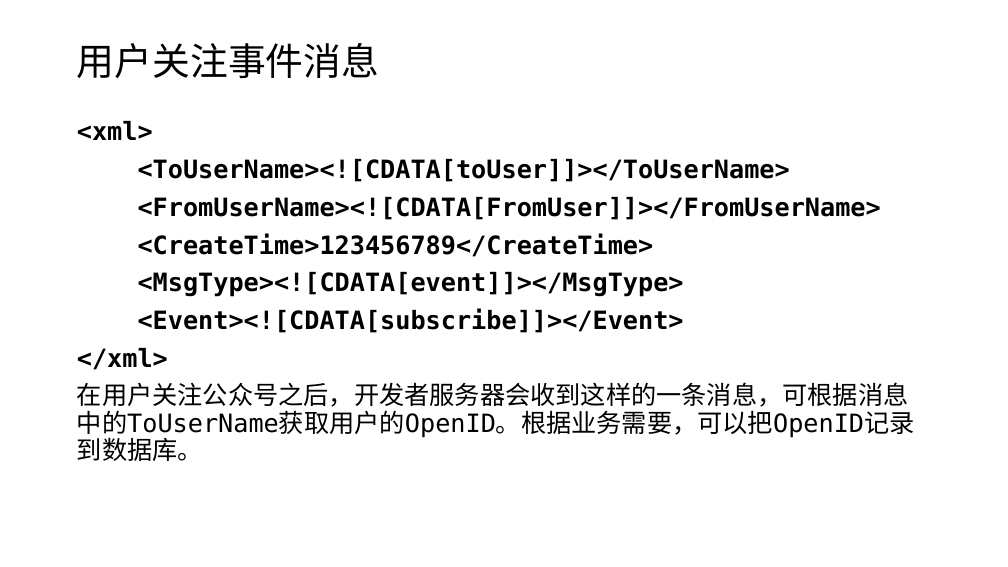
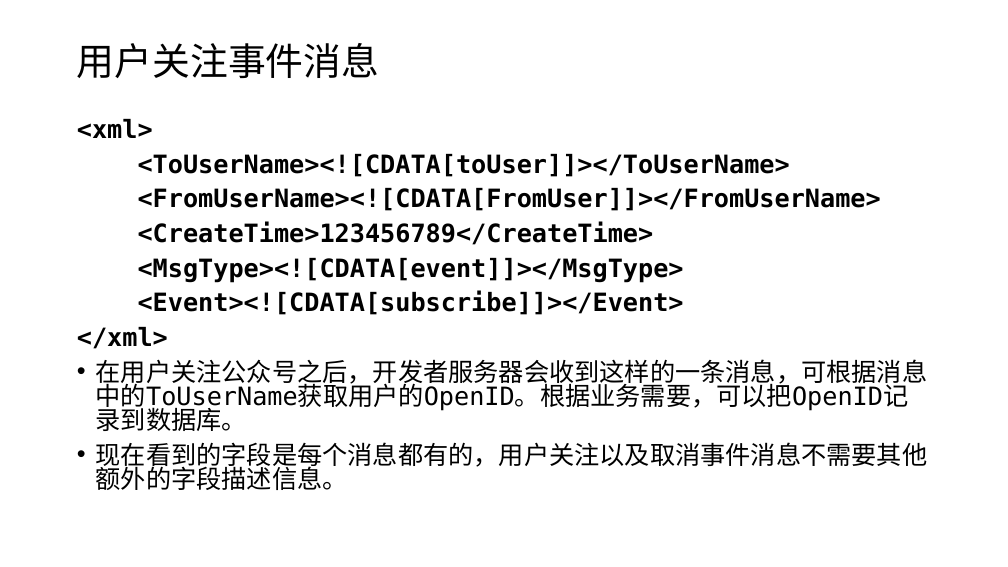
Before and after one commit to edu2act/course-wechat-and-miniprogram, a slide deck: slide 3 of ch04/事件消息处理.pptx. Drawn at 1008x567 pixels with LibreOffice and Linux fonts; fonts in the diff are those of the drawing. Boxes give left, top, right and bottom in pixels: in the first picture for what was removed or moved away, otherwise in the second. Text is boxed around its words. In the diff, an @@ line names an element or a change of style, - is before the commit and + after.

```diff
--- a/ch04/事件消息处理.pptx
+++ b/ch04/事件消息处理.pptx
@@ text at (77,119,928,431): line spacing 0.9 to 0.8; bullet none to • @@
@@ text at (96,442,928,490): paragraph added @@
+• 现在看到的字段是每个消息都有的，用户关注以及取消事件消息不需要其他额外的字段描述信息。
```
Also in this commit, not shown: 4 other slides changed, 5 other files.
